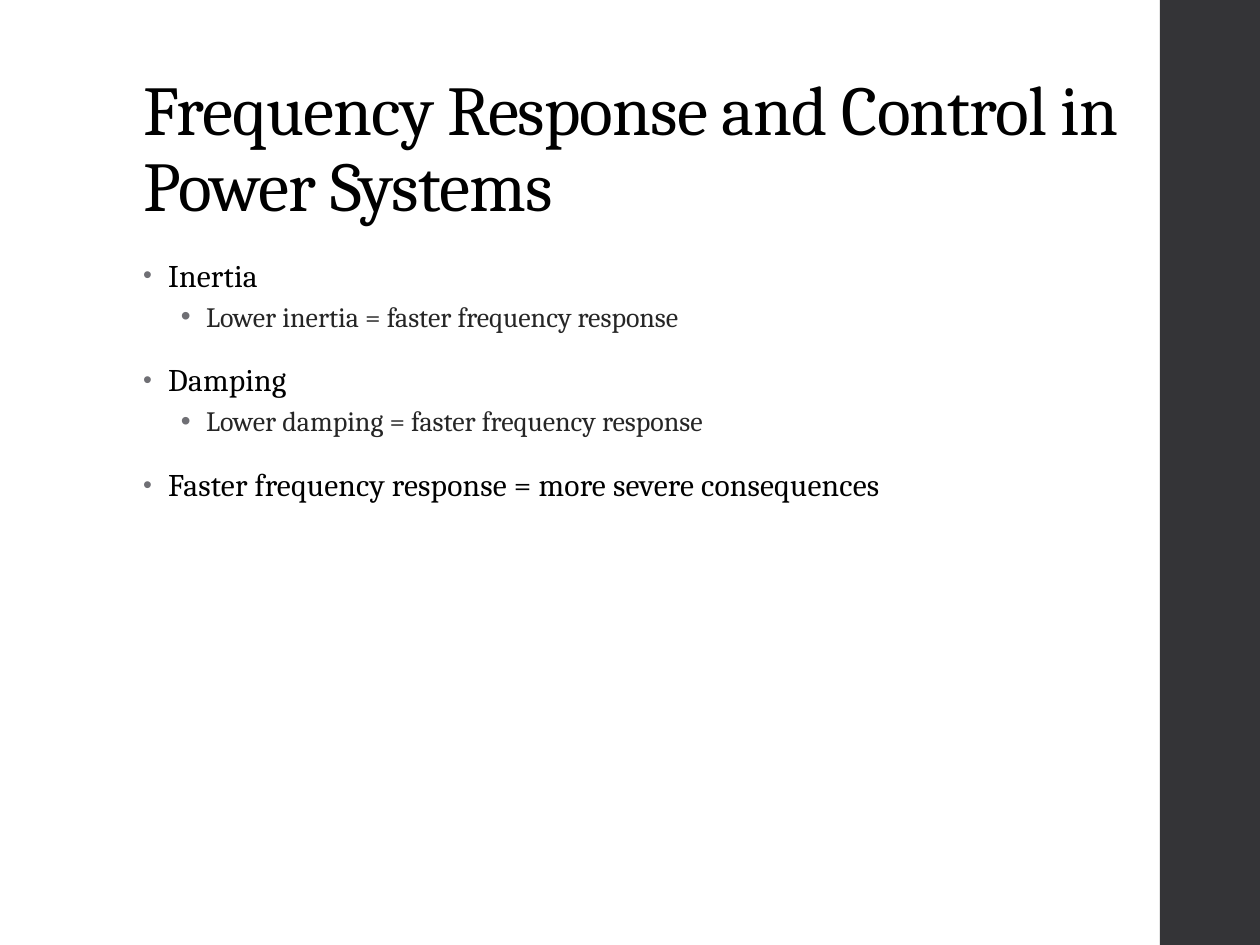
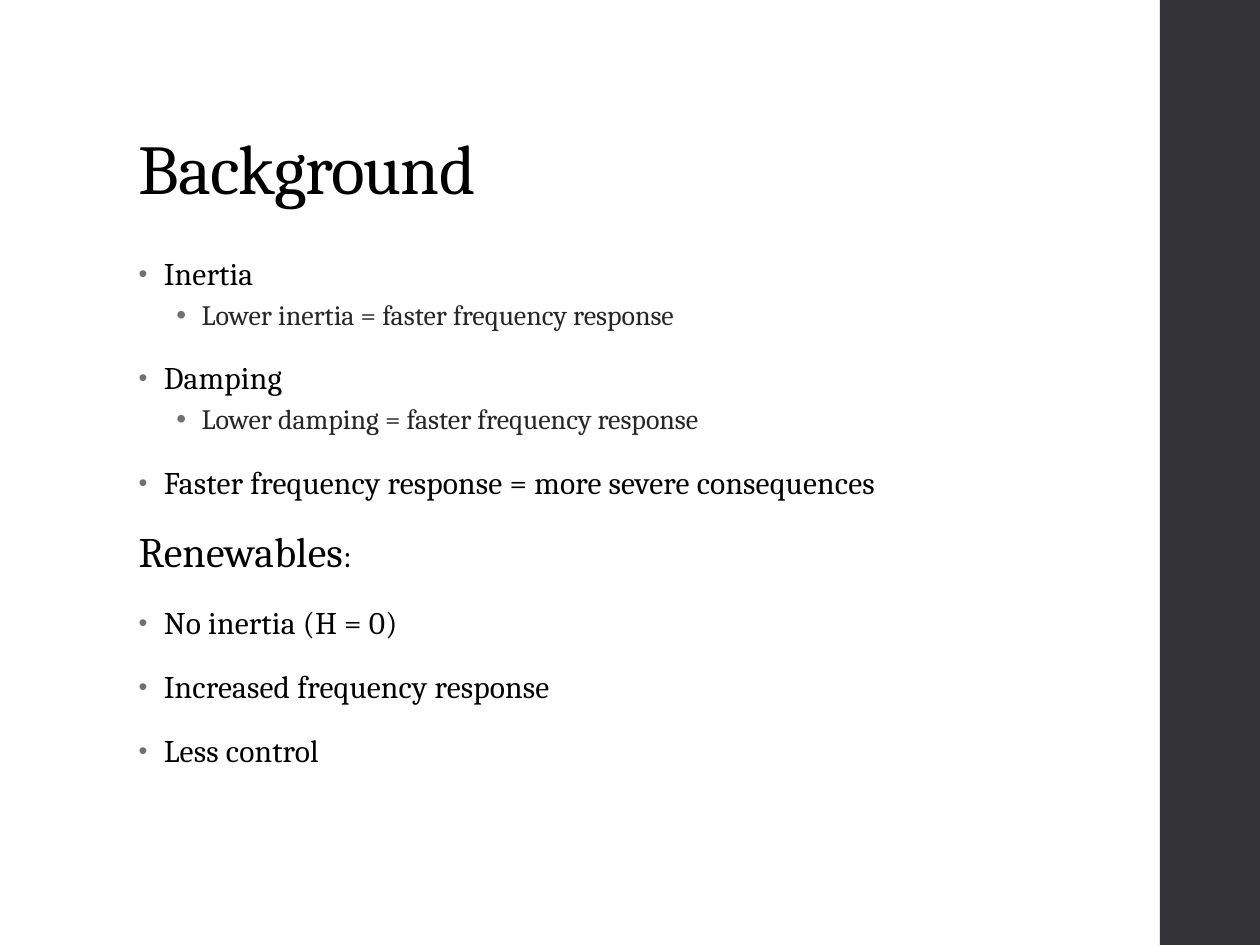
Before and after one commit to mswan96/SUPERB, a slide deck: slide 4 of Literature Review.pptx. Drawn at 1260x945 pixels with LibreOffice and Linux fonts; fonts in the diff are those of the drawing. Boxes give left, top, right and bottom in pixels: in the first picture for what was removed or moved away, otherwise in the second. Text is boxed around its words. In the diff, an @@ line names an element or a change of style, - is before the commit and + after.

```diff
--- a/Literature Review.pptx
+++ b/Literature Review.pptx
@@ title at [139,145,476,209]: text changed @@
-Frequency Response and Control in Power Systems
+Background
@@ text at [139,537,550,763]: paragraphs added @@
+Renewables:
+• No inertia (H = 0)
+• Increased frequency response
+• Less control
```
Also in this commit, not shown: 12 other slides changed, 6 slides removed, 1 other file.
